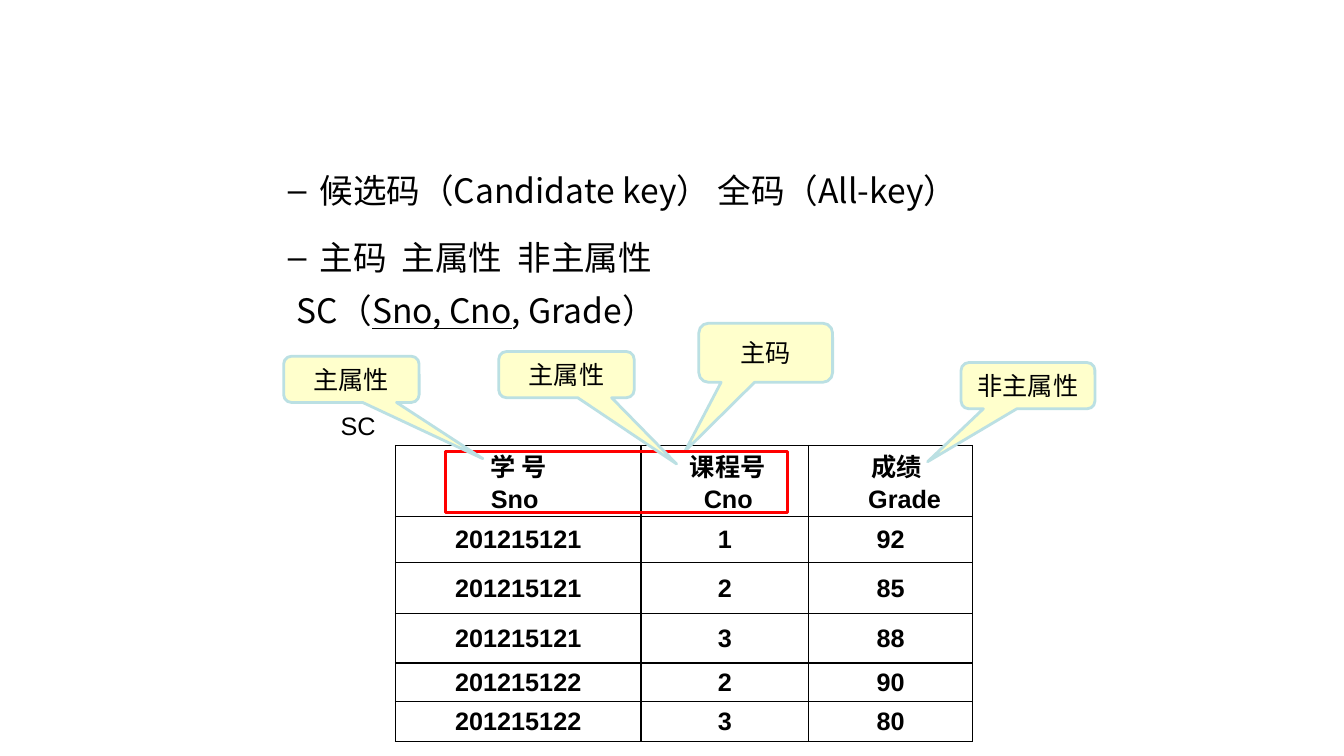
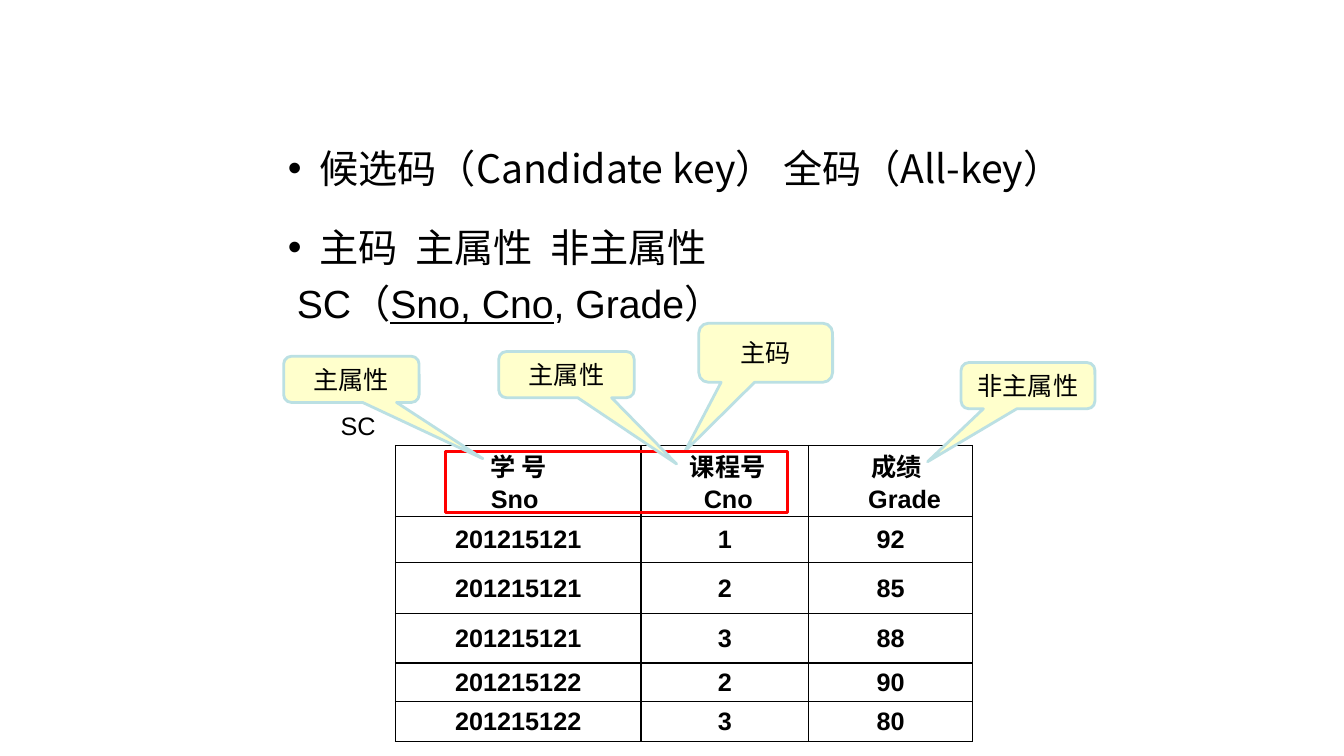
Before and after one commit to edu2act/course-computerIntroduction, a slide deck: slide 14 of materials/slides/ch07.pptx. Drawn at 1344x756 pixels with LibreOffice and Linux fonts; fonts in the diff are those of the drawing; background and template pictures are left out. Boxes give left, top, right and bottom in pixels: in the first picture for what was removed or moved away, otherwise in the second. Text is boxed around its words. In the diff, an @@ line names an element or a change of style, - is before the commit and + after.

```diff
--- a/materials/slides/ch07.pptx
+++ b/materials/slides/ch07.pptx
@@ text "候选码（Candidate key） 全码（All-key）": place and size @@
-text "候选码（Candidate key） 全码（All-key）" at [320, 174, 958, 273]
+text "候选码（Candidate key） 全码（All-key）" at [320, 149, 1062, 266]
@@ text "候选码（Candidate key） 全码（All-key）" at [320, 149, 1062, 266]: size 24 to 28 pt; bullet – to • @@
@@ text "SC（Sno, Cno, Grade）" at [297, 288, 723, 327]: size 24 to 28 pt, font Noto Sans CJK SC to Arial @@
```
Also in this commit, not shown: 35 other slides changed, 1 other file.
